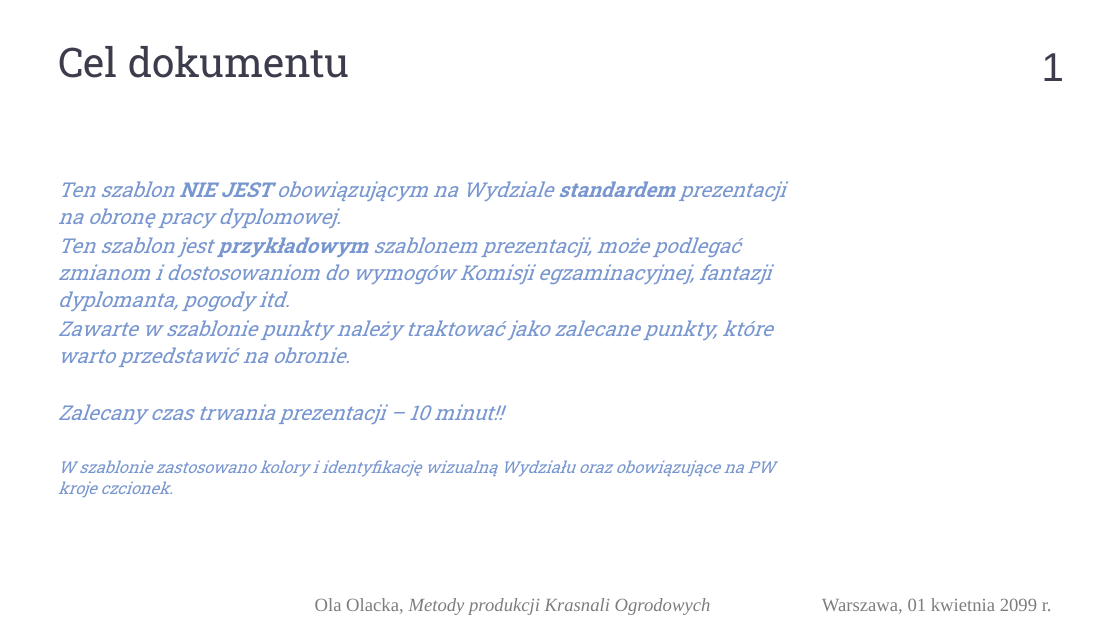
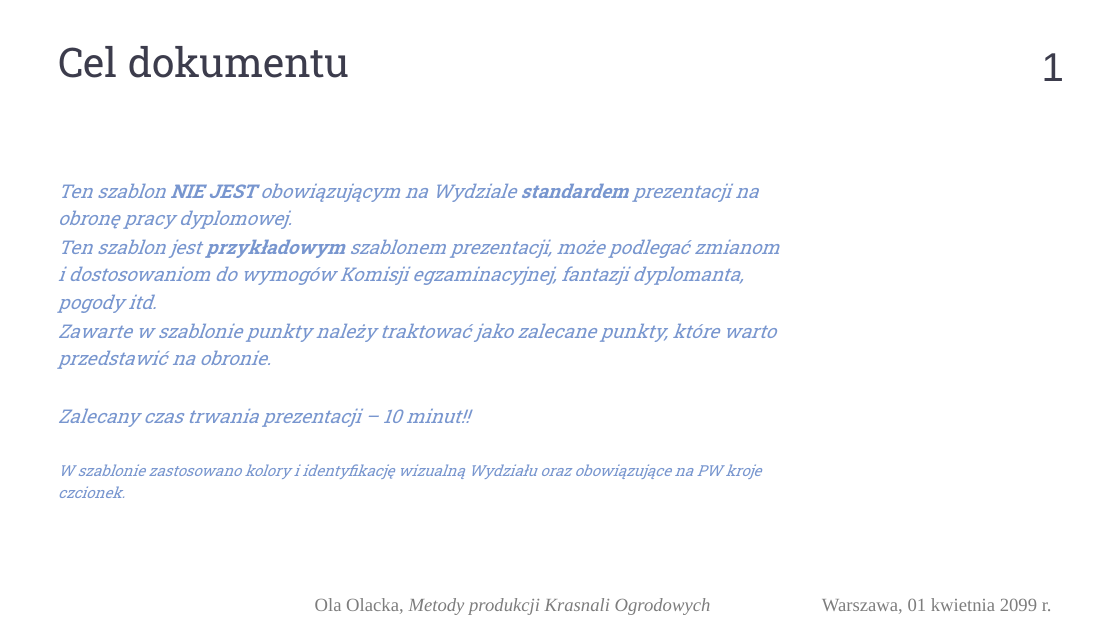
Before and after one commit to piotrHeinzelman/inz, a slide deck: slide 2 of _Prezentacja_/PD_203 Prezentacja_obrona_pracy.pptx. Drawn at 1120x630 pixels with LibreOffice and Linux fonts; fonts in the diff are those of the drawing; background and template pictures are left out. Boxes give left, top, right and bottom in pixels: in the first picture for what was removed or moved away, otherwise in the second. Text is boxed around its words. In the diff, an @@ line names an element or a change of style, - is before the commit and + after.

```diff
--- a/_Prezentacja_/PD_203 Prezentacja_obrona_pracy.pptx
+++ b/_Prezentacja_/PD_203 Prezentacja_obrona_pracy.pptx
@@ text "Ten szablon NIE JEST obowiązującym ..." at [58,183,779,498]: size 35 to 32.4 pt in "Ten szablon NIE JEST obowiązującym na Wydziale ...", "Ten szablon jest przykładowym szablonem prezentacji, może ...", "Zawarte w szablonie punkty należy traktować jako ...", "Zalecany czas trwania prezentacji – 10 minut!!"; size 28 to 25.9 pt in "W szablonie zastosowano kolory i identyfikację wizualną ..."; line spacing 1.1 to 1.2 @@
```
Also in this commit, not shown: 2 other slides changed, 12 other files.
